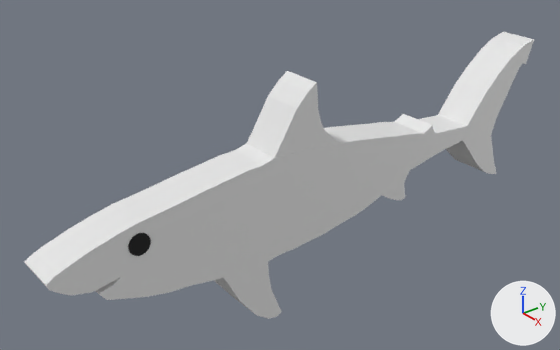
A saved change to the Blender file project_01/sharkdos.blend.
Both versions are drawn from a 50 mm camera at (0.837, -1.357, 1.044) aimed at (-0.804, -0.077, 0.054). Arrows for +X, +Y and +Z are at lower right; the lights stay in place.

The scene before the commit, as lines of its bpy script (objects in view):
```python
me_circle = bpy.data.meshes.new('Circle')
me_circle.from_pydata(...)  # an 18-sided cylinder along z spanning x -0.0295..0.0295, y -0.03..0.03, z -0.004..0.004; an 18-sided cylinder along z spanning x -0.0295..0.0295, y -0.03..0.03, z -0.1308..-0.1228
me_circle.materials.append(mat_eyetexture)  # black #000000
me_plane_001 = bpy.data.meshes.new('Plane.001')
me_plane_001.from_pydata(...)  # 869 vertices, 738 faces; spans x -0.66..0.73, y -0.93..0.82, z -0.02..0.11
ob_eyex = bpy.data.objects.new('Eyex', me_circle)
ob_eyex.location = (-0.656, -0.625, 0.084)
ob_eyex.rotation_euler = (0.0, 1.571, 0.0)  # degrees (0, 90, 0)
ob_shark = bpy.data.objects.new('shark', me_plane_001)
ob_shark.location = (-0.763, 0.069, 0.049)
ob_shark.rotation_euler = (0.0, 1.571, 0.0)  # degrees (0, 90, 0)
ob_shark.scale = (0.5, 1.0, 1.0)
```
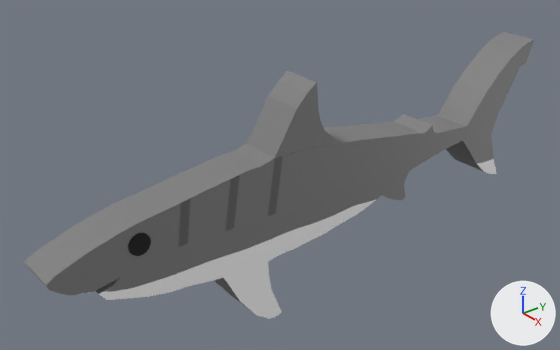
Where the newer file only moved an object's origin or applied its transform, the numbers keep the older frame.

What differs and where, as boxes (x1, y1, x2, y2) in the pictures (560 x 350 px):
```json
{"object": "Eyex", "change": "deleted", "before": [128, 233, 151, 256]}
{"part": 1, "of": "me_plane_001", "change": "added", "after": [128, 233, 151, 256]}
{"part": 2, "of": "me_plane_001", "change": "recoloured", "before": [25, 32, 534, 319], "after": [25, 32, 534, 319], "on screen": "white to grey"}
```

Scene script edits in JSON lines:
```json
{"op": "add", "block": "img_sharktexture_png", "code": ["img_sharktexture_png = load_image('sharktexture.png', 'sharktexture.png', 512, 512, 'sRGB')"]}
{"op": "add", "block": "mat_sharktexture", "code": ["mat_sharktexture = principled_material('sharktexture')", "mat_sharktexture.texture = img_sharktexture_png"]}
{"block": "me_plane_001", "where": "# used by ob_shark; location = (-0.763, 0.069, 0.049); rotation_euler = (0.0, 1.571, 0.0), in degrees (0, 90, 0); scale = (0.5, 1.0, 1.0)"}
{"op": "remove", "block": "me_plane_001", "code": "me_plane_001.from_pydata(...)  # 869 vertices, 738 faces; spans x -0.66..0.73, y -0.93..0.82, z -0.02..0.11"}
{"op": "add", "block": "me_plane_001", "code": "me_plane_001.from_pydata(...)  # 941 vertices, 778 faces; spans x -0.66..0.73, y -0.93..0.82, z -0.02..0.11"}
{"block": "me_plane_001", "change": "me_plane_001 part 1: a new loose piece, an 18-sided cylinder along z spanning x -0.1298..-0.0117, y -0.7242..-0.6642, z 0.1022..0.1102, in mat_eyetexture (black #000000)"}
{"block": "me_plane_001", "change": "me_plane_001 part 2: 733 faces spanning x -0.66..0.73, y -0.93..0.82, z -0.02..0.11 switch from no material to mat_sharktexture (picture img_sharktexture_png)"}
{"op": "add", "block": "me_plane_001", "code": "me_plane_001.materials.append(mat_eyetexture)  # black #000000"}
{"op": "remove", "block": "ob_eyex", "code": ["ob_eyex = bpy.data.objects.new('Eyex', me_circle)", "ob_eyex.location = (-0.656, -0.625, 0.084)", "ob_eyex.rotation_euler = (0.0, 1.571, 0.0)  # degrees (0, 90, 0)"]}
```
